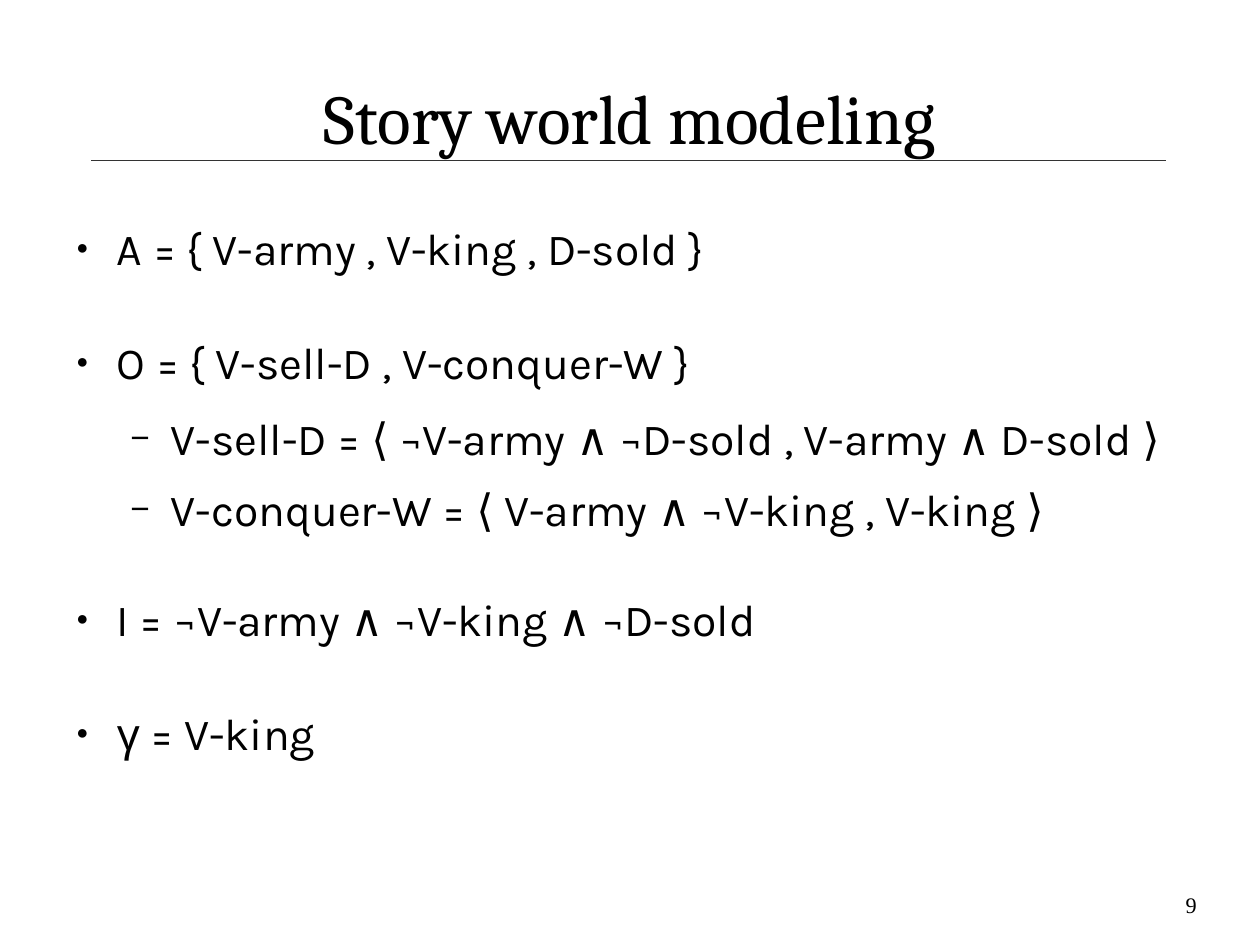
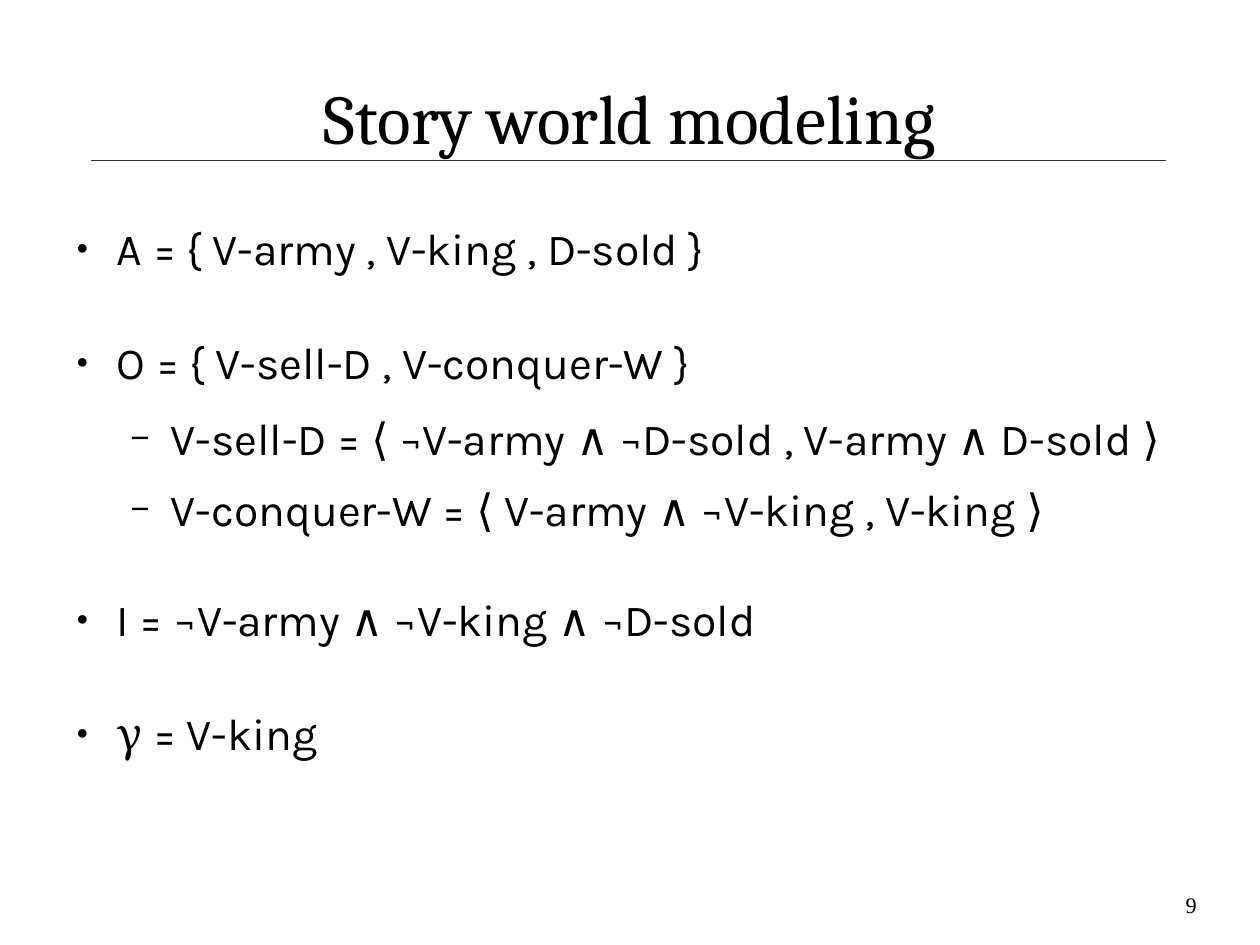
Before and after one commit to IllDepence/ai_seminar, a slide deck: slide 9 of praes/praes.odp. Drawn at 1260x945 pixels with LibreOffice and Linux fonts; fonts in the diff are those of the drawing. Boxes give left, top, right and bottom in pixels: in the first picture for what was removed or moved away, otherwise in the second. Text is boxed around its words. In the diff, an @@ line names an element or a change of style, - is before the commit and + after.

```diff
--- a/praes/praes.odp
+++ b/praes/praes.odp
@@ text at (117,719,318,761): font Karla to Cambria in "γ" @@
```
Also in this commit, not shown: 14 other slides changed, 10 slides added, 2 slides removed, 4 other files.
